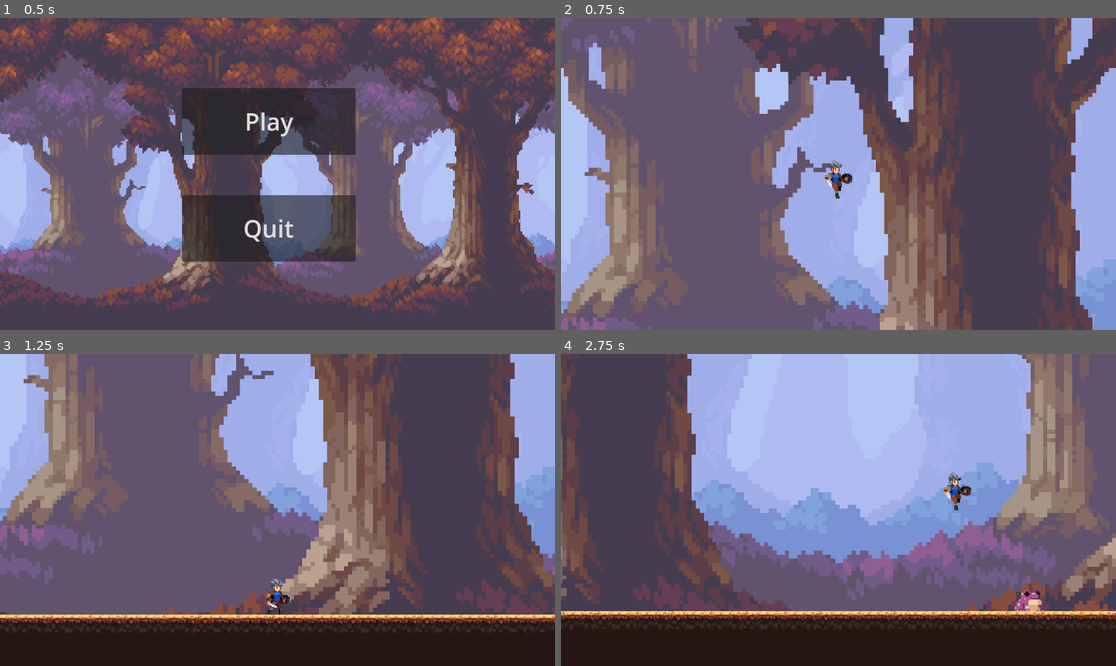
Above: before the commit, frames 1-4 (two rows, left to right).
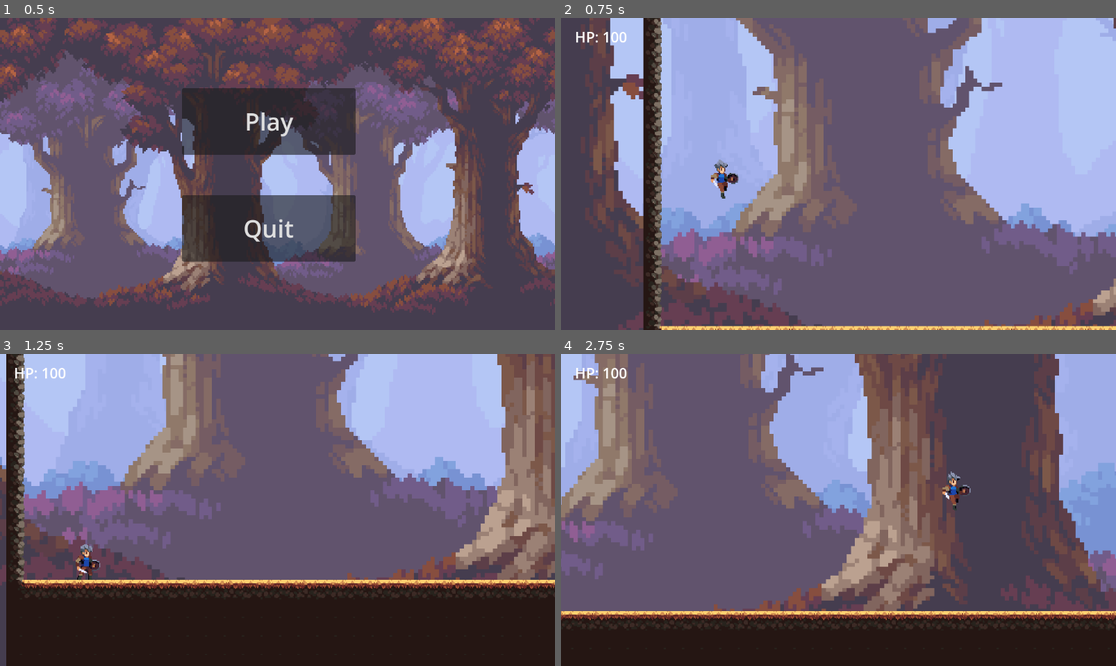
Above: after the commit, the same moments.

Repository: babichgh/2d-game
Game: Godot game, scene res://menu.tscn
The game is run twice, just before and just after one commit, with the same random seed, the same clock (stepped at 60 frames per second) and the same inputs.
Inputs:
- Up to frame 1 (0.5 s): no input
- Up to frame 2 (0.75 s): click "Play" at 0.5 s
- Up to frame 3 (1.25 s): no input
- Up to frame 4 (2.75 s): hold Right (ui_right) from 1.28 s (still down); tap Up (ui_up) at 1.35, 1.52, 1.82, 2.1, 2.27, 2.57 s

Frame 1 is identical in both runs. In frame 2, 94% of the frame differs, in the area x 0-100%, y 0-100%; in frame 3, 73%; in frame 4, 74%.

Commit message:
Add animations for frog & UI

Diff:
--- a/frog/frog.gd
+++ b/frog/frog.gd
@@ -2,9 +2,11 @@
 
 
 const SPEED = 100.0
+const JUMP_VELOCITY = -200.0
 
-
-var chase = false
+var is_chasing = false
+var is_preparing_hop = false
+var is_alive = true
 
 
 func _physics_process(delta: float) -> void:
@@ -13,20 +15,82 @@
 		velocity += get_gravity() * delta
 
 
-	var direction = ($"../../Player/Player".position - self.position).normalized()
-	if chase:
-		velocity.x = direction.x * SPEED
+	if is_chasing:
+		var direction = ($"../../Player/Player".position - position).normalized()
+		$AnimatedSprite2D.flip_h = direction.x < 0
+
+
+		if is_on_floor():
+			velocity.x = 0
+
+
+			if not is_preparing_hop:
+				is_preparing_hop = true
+				$AnimatedSprite2D.play("Hop")
+		else:
+			velocity.x = direction.x * SPEED
 	else:
 		velocity.x = 0
+		$AnimatedSprite2D.play("Idle")
+
 
 	move_and_slide()
 
 
+func _on_animated_sprite_2d_frame_changed() -> void:
+	if not is_chasing:
+		return
+
+	if not is_on_floor():
+		return
+
+	if not is_preparing_hop:
+		return
+
+	if $AnimatedSprite2D.animation == "Hop" and $AnimatedSprite2D.frame == 2:
+		var direction = ($"../../Player/Player".position - position).normalized()
+		velocity.y = JUMP_VELOCITY
+		velocity.x = direction.x * SPEED
+		is_preparing_hop = false
+
+
 func _on_vision_body_entered(body: Node2D) -> void:
 	if body.name == "Player":
-		chase = true
+		is_chasing = true
 
 
 func _on_vision_body_exited(body: Node2D) -> void:
 	if body.name == "Player":
-		chase = false
+		is_chasing = false
+		is_preparing_hop = false
+		velocity = Vector2.ZERO
+
+
+func _on_death_body_entered(body: Node2D) -> void:
+	if body.name == "Player":
+		body.velocity.y -= 325
+		death()
+
+
+func _on_attack_body_entered(body: Node2D) -> void:
+	if body.name == "Player":
+		if is_alive:
+			body.health -= 25
+
+
+		$AnimatedSprite2D.play("Attack")
+		await $AnimatedSprite2D.animation_finished
+
+
+		death()
+
+
+func death() -> void:
+	is_alive = false
+
+
+	$AnimatedSprite2D.play("Death")
+	await $AnimatedSprite2D.animation_finished
+
+
+	queue_free()
--- a/frog/frog.tscn
+++ b/frog/frog.tscn
@@ -5,6 +5,26 @@
 
 [sub_resource type="CircleShape2D" id="CircleShape2D_e7v6w"]
 
+[sub_resource type="AtlasTexture" id="AtlasTexture_tnqgb"]
+atlas = ExtResource("1_e7v6w")
+region = Rect2(0, 96, 48, 48)
+
+[sub_resource type="AtlasTexture" id="AtlasTexture_kbpff"]
+atlas = ExtResource("1_e7v6w")
+region = Rect2(48, 96, 48, 48)
+
+[sub_resource type="AtlasTexture" id="AtlasTexture_14obr"]
+atlas = ExtResource("1_e7v6w")
+region = Rect2(144, 96, 48, 48)
+
+[sub_resource type="AtlasTexture" id="AtlasTexture_8bv2o"]
+atlas = ExtResource("1_e7v6w")
+region = Rect2(192, 96, 48, 48)
+
+[sub_resource type="AtlasTexture" id="AtlasTexture_rdbs0"]
+atlas = ExtResource("1_e7v6w")
+region = Rect2(240, 96, 48, 48)
+
 [sub_resource type="AtlasTexture" id="AtlasTexture_e7v6w"]
 atlas = ExtResource("1_e7v6w")
 region = Rect2(96, 0, 48, 48)
@@ -109,6 +129,26 @@
 animations = [{
 "frames": [{
 "duration": 1.0,
+"texture": SubResource("AtlasTexture_tnqgb")
+}, {
+"duration": 1.0,
+"texture": SubResource("AtlasTexture_kbpff")
+}, {
+"duration": 1.0,
+"texture": SubResource("AtlasTexture_14obr")
+}, {
+"duration": 1.0,
+"texture": SubResource("AtlasTexture_8bv2o")
+}, {
+"duration": 1.0,
+"texture": SubResource("AtlasTexture_rdbs0")
+}],
+"loop": false,
+"name": &"Attack",
+"speed": 8.0
+}, {
+"frames": [{
+"duration": 1.0,
 "texture": SubResource("AtlasTexture_e7v6w")
 }, {
 "duration": 1.0,
@@ -140,7 +180,7 @@
 }],
 "loop": false,
 "name": &"Death",
-"speed": 8.0
+"speed": 15.0
 }, {
 "frames": [{
 "duration": 1.0,
@@ -166,7 +206,7 @@
 }],
 "loop": true,
 "name": &"Hop",
-"speed": 6.0
+"speed": 10.0
 }, {
 "frames": [{
 "duration": 1.0,
@@ -201,6 +241,12 @@
 [sub_resource type="RectangleShape2D" id="RectangleShape2D_88uyt"]
 size = Vector2(400, 200)
 
+[sub_resource type="RectangleShape2D" id="RectangleShape2D_j225e"]
+size = Vector2(6, 2)
+
+[sub_resource type="RectangleShape2D" id="RectangleShape2D_vx4uq"]
+size = Vector2(44.25, 2)
+
 [node name="Frog" type="CharacterBody2D" unique_id=998971139]
 script = ExtResource("1_88uyt")
 
@@ -210,13 +256,29 @@
 [node name="AnimatedSprite2D" type="AnimatedSprite2D" parent="." unique_id=1063711070]
 scale = Vector2(1.1666667, 1.1414415)
 sprite_frames = SubResource("SpriteFrames_aacfa")
-animation = &"Idle"
+animation = &"Attack"
 autoplay = "Idle"
 
 [node name="Vision" type="Area2D" parent="." unique_id=2094225845]
 
 [node name="CollisionShape2D" type="CollisionShape2D" parent="Vision" unique_id=459587030]
+visible = false
 shape = SubResource("RectangleShape2D_88uyt")
 
+[node name="Death" type="Area2D" parent="." unique_id=1448487530]
+
+[node name="CollisionShape2D" type="CollisionShape2D" parent="Death" unique_id=2022301834]
+position = Vector2(0, -10)
+shape = SubResource("RectangleShape2D_j225e")
+
+[node name="Attack" type="Area2D" parent="." unique_id=1465085747]
+
+[node name="CollisionShape2D" type="CollisionShape2D" parent="Attack" unique_id=1091936516]
+position = Vector2(-0.125, 0)
+shape = SubResource("RectangleShape2D_vx4uq")
+
+[connection signal="frame_changed" from="AnimatedSprite2D" to="." method="_on_animated_sprite_2d_frame_changed"]
 [connection signal="body_entered" from="Vision" to="." method="_on_vision_body_entered"]
 [connection signal="body_exited" from="Vision" to="." method="_on_vision_body_exited"]
+[connection signal="body_entered" from="Death" to="." method="_on_death_body_entered"]
+[connection signal="body_entered" from="Attack" to="." method="_on_attack_body_entered"]
--- a/level.tscn
+++ b/level.tscn
@@ -430,6 +430,20 @@
 physics_layer_0/collision_layer = 1
 sources/0 = SubResource("TileSetAtlasSource_2orkt")
 
+[sub_resource type="GDScript" id="GDScript_1ainy"]
+script/source = "extends Label
+
+
+# Called when the node enters the scene tree for the first time.
+func _ready() -> void:
+	pass # Replace with function body.
+
+
+# Called every frame. 'delta' is the elapsed time since the previous frame.
+func _process(_delta: float) -> void:
+	text = \"HP: \" + str($\"../../Player/Player\".health)
+"
+
 [node name="Level" type="Node2D" unique_id=1571873774]
 
 [node name="Background" type="ParallaxBackground" parent="." unique_id=511766761]
@@ -468,9 +482,29 @@
 [node name="Player" type="Node2D" parent="." unique_id=1867119363]
 
 [node name="Player" parent="Player" unique_id=550650072 instance=ExtResource("1_u52ul")]
-position = Vector2(389, 355)
+position = Vector2(70, 425)
 
 [node name="Mobs" type="Node2D" parent="." unique_id=901034737]
 
-[node name="Frog" parent="Mobs" unique_id=998971139 instance=ExtResource("6_1ainy")]
-position = Vector2(919, 550)
+[node name="Frog1" parent="Mobs" unique_id=998971139 instance=ExtResource("6_1ainy")]
+position = Vector2(687, 549)
+
+[node name="Frog2" parent="Mobs" unique_id=2009771505 instance=ExtResource("6_1ainy")]
+position = Vector2(829, 549)
+
+[node name="Frog3" parent="Mobs" unique_id=1691653667 instance=ExtResource("6_1ainy")]
+position = Vector2(968, 549)
+
+[node name="Frog4" parent="Mobs" unique_id=763281743 instance=ExtResource("6_1ainy")]
+position = Vector2(1098, 549)
+
+[node name="CanvasLayer" type="CanvasLayer" parent="." unique_id=108644042]
+
+[node name="Label" type="Label" parent="CanvasLayer" unique_id=303025242]
+offset_left = 29.0
+offset_top = 18.0
+offset_right = 164.65218
+offset_bottom = 60.0
+theme_override_font_sizes/font_size = 30
+text = "HP"
+script = SubResource("GDScript_1ainy")
--- a/menu.tscn
+++ b/menu.tscn
@@ -1,12 +1,12 @@
-[gd_scene load_steps=3 format=3 uid="uid://3nlsiws0lc3g"]
+[gd_scene format=3 uid="uid://3nlsiws0lc3g"]
 
 [ext_resource type="Script" uid="uid://dokhn8fwjfl22" path="res://menu.gd" id="1_lti8b"]
 [ext_resource type="PackedScene" uid="uid://didlsk5mxucdx" path="res://background/background.tscn" id="2_ouk20"]
 
-[node name="Menu" type="Node2D"]
+[node name="Menu" type="Node2D" unique_id=1864315129]
 script = ExtResource("1_lti8b")
 
-[node name="Play" type="Button" parent="."]
+[node name="Play" type="Button" parent="." unique_id=322445823]
 offset_left = 378.0
 offset_top = 146.0
 offset_right = 738.0
@@ -14,7 +14,7 @@
 theme_override_font_sizes/font_size = 50
 text = "Play"
 
-[node name="Quit" type="Button" parent="."]
+[node name="Quit" type="Button" parent="." unique_id=1362480845]
 offset_left = 378.0
 offset_top = 368.0
 offset_right = 738.0
@@ -22,7 +22,7 @@
 theme_override_font_sizes/font_size = 50
 text = "Quit"
 
-[node name="Background" parent="." instance=ExtResource("2_ouk20")]
+[node name="Background" parent="." unique_id=1430760638 instance=ExtResource("2_ouk20")]
 
 [connection signal="pressed" from="Play" to="." method="_on_play_pressed"]
 [connection signal="pressed" from="Quit" to="." method="_on_quit_pressed"]
--- a/player/player.gd
+++ b/player/player.gd
@@ -3,6 +3,9 @@
 
 const SPEED = 300.0
 const JUMP_VELOCITY = -400.0
+
+
+var health = 100
 
 
 func _physics_process(delta: float) -> void:
@@ -37,4 +40,9 @@
 		$AnimatedSprite2D.play("Fall")
 
 
+	if health <= 0:
+		queue_free()
+		get_tree().change_scene_to_file("res://menu.tscn")
+
+
 	move_and_slide()
--- a/player/player.tscn
+++ b/player/player.tscn
@@ -5,6 +5,54 @@
 
 [sub_resource type="CapsuleShape2D" id="CapsuleShape2D_kqu6x"]
 
+[sub_resource type="AtlasTexture" id="AtlasTexture_uw77l"]
+atlas = ExtResource("1_oul6g")
+region = Rect2(0, 280, 56, 56)
+
+[sub_resource type="AtlasTexture" id="AtlasTexture_rptt4"]
+atlas = ExtResource("1_oul6g")
+region = Rect2(56, 280, 56, 56)
+
+[sub_resource type="AtlasTexture" id="AtlasTexture_r7pn3"]
+atlas = ExtResource("1_oul6g")
+region = Rect2(112, 280, 56, 56)
+
+[sub_resource type="AtlasTexture" id="AtlasTexture_b8hi5"]
+atlas = ExtResource("1_oul6g")
+region = Rect2(168, 280, 56, 56)
+
+[sub_resource type="AtlasTexture" id="AtlasTexture_2uvqg"]
+atlas = ExtResource("1_oul6g")
+region = Rect2(224, 280, 56, 56)
+
+[sub_resource type="AtlasTexture" id="AtlasTexture_1s1yo"]
+atlas = ExtResource("1_oul6g")
+region = Rect2(280, 280, 56, 56)
+
+[sub_resource type="AtlasTexture" id="AtlasTexture_5ejfk"]
+atlas = ExtResource("1_oul6g")
+region = Rect2(336, 280, 56, 56)
+
+[sub_resource type="AtlasTexture" id="AtlasTexture_jd2rm"]
+atlas = ExtResource("1_oul6g")
+region = Rect2(392, 280, 56, 56)
+
+[sub_resource type="AtlasTexture" id="AtlasTexture_q28gw"]
+atlas = ExtResource("1_oul6g")
+region = Rect2(0, 336, 56, 56)
+
+[sub_resource type="AtlasTexture" id="AtlasTexture_ge24q"]
+atlas = ExtResource("1_oul6g")
+region = Rect2(56, 336, 56, 56)
+
+[sub_resource type="AtlasTexture" id="AtlasTexture_pnw6m"]
+atlas = ExtResource("1_oul6g")
+region = Rect2(112, 336, 56, 56)
+
+[sub_resource type="AtlasTexture" id="AtlasTexture_1so5t"]
+atlas = ExtResource("1_oul6g")
+region = Rect2(168, 336, 56, 56)
+
 [sub_resource type="AtlasTexture" id="AtlasTexture_s7qer"]
 atlas = ExtResource("1_oul6g")
 region = Rect2(56, 224, 56, 56)
@@ -111,6 +159,47 @@
 
 [sub_resource type="SpriteFrames" id="SpriteFrames_oul6g"]
 animations = [{
+"frames": [{
+"duration": 1.0,
+"texture": SubResource("AtlasTexture_uw77l")
+}, {
+"duration": 1.0,
+"texture": SubResource("AtlasTexture_rptt4")
+}, {
+"duration": 1.0,
+"texture": SubResource("AtlasTexture_r7pn3")
+}, {
+"duration": 1.0,
+"texture": SubResource("AtlasTexture_b8hi5")
+}, {
+"duration": 1.0,
+"texture": SubResource("AtlasTexture_2uvqg")
+}, {
+"duration": 1.0,
+"texture": SubResource("AtlasTexture_1s1yo")
+}, {
+"duration": 1.0,
+"texture": SubResource("AtlasTexture_5ejfk")
+}, {
+"duration": 1.0,
+"texture": SubResource("AtlasTexture_jd2rm")
+}, {
+"duration": 1.0,
+"texture": SubResource("AtlasTexture_q28gw")
+}, {
+"duration": 1.0,
+"texture": SubResource("AtlasTexture_ge24q")
+}, {
+"duration": 1.0,
+"texture": SubResource("AtlasTexture_pnw6m")
+}, {
+"duration": 1.0,
+"texture": SubResource("AtlasTexture_1so5t")
+}],
+"loop": false,
+"name": &"Death",
+"speed": 10.0
+}, {
 "frames": [{
 "duration": 1.0,
 "texture": SubResource("AtlasTexture_s7qer")
@@ -220,9 +309,9 @@
 position = Vector2(0, -12)
 scale = Vector2(0.96428573, 0.96428573)
 sprite_frames = SubResource("SpriteFrames_oul6g")
-animation = &"Jump"
+animation = &"Death"
 autoplay = "Idle"
-frame = 7
+frame = 11
 frame_progress = 1.0
 
 [node name="Camera2D" type="Camera2D" parent="." unique_id=1460332760]
--- a/project.godot
+++ b/project.godot
@@ -19,6 +19,34 @@
 config/features=PackedStringArray("4.6", "Mobile")
 config/icon="res://icon.svg"
 
+[input]
+
+ui_left={
+"deadzone": 0.5,
+"events": [Object(InputEventKey,"resource_local_to_scene":false,"resource_name":"","device":-1,"window_id":0,"alt_pressed":false,"shift_pressed":false,"ctrl_pressed":false,"meta_pressed":false,"pressed":false,"keycode":65,"physical_keycode":0,"key_label":0,"unicode":97,"location":0,"echo":false,"script":null)
+, Object(InputEventKey,"resource_local_to_scene":false,"resource_name":"","device":0,"window_id":0,"alt_pressed":false,"shift_pressed":false,"ctrl_pressed":false,"meta_pressed":false,"pressed":false,"keycode":0,"physical_keycode":4194319,"key_label":0,"unicode":0,"location":0,"echo":false,"script":null)
+, Object(InputEventJoypadButton,"resource_local_to_scene":false,"resource_name":"","device":-1,"button_index":13,"pressure":0.0,"pressed":false,"script":null)
+, Object(InputEventJoypadMotion,"resource_local_to_scene":false,"resource_name":"","device":-1,"axis":0,"axis_value":-1.0,"script":null)
+]
+}
+ui_right={
+"deadzone": 0.5,
+"events": [Object(InputEventKey,"resource_local_to_scene":false,"resource_name":"","device":-1,"window_id":0,"alt_pressed":false,"shift_pressed":false,"ctrl_pressed":false,"meta_pressed":false,"pressed":false,"keycode":68,"physical_keycode":0,"key_label":0,"unicode":100,"location":0,"echo":false,"script":null)
+, Object(InputEventKey,"resource_local_to_scene":false,"resource_name":"","device":0,"window_id":0,"alt_pressed":false,"shift_pressed":false,"ctrl_pressed":false,"meta_pressed":false,"pressed":false,"keycode":0,"physical_keycode":4194321,"key_label":0,"unicode":0,"location":0,"echo":false,"script":null)
+, Object(InputEventJoypadButton,"resource_local_to_scene":false,"resource_name":"","device":-1,"button_index":14,"pressure":0.0,"pressed":false,"script":null)
+, Object(InputEventJoypadMotion,"resource_local_to_scene":false,"resource_name":"","device":-1,"axis":0,"axis_value":1.0,"script":null)
+]
+}
+ui_up={
+"deadzone": 0.5,
+"events": [Object(InputEventKey,"resource_local_to_scene":false,"resource_name":"","device":-1,"window_id":0,"alt_pressed":false,"shift_pressed":false,"ctrl_pressed":false,"meta_pressed":false,"pressed":false,"keycode":0,"physical_keycode":87,"key_label":0,"unicode":119,"location":0,"echo":false,"script":null)
+, Object(InputEventKey,"resource_local_to_scene":false,"resource_name":"","device":-1,"window_id":0,"alt_pressed":false,"shift_pressed":false,"ctrl_pressed":false,"meta_pressed":false,"pressed":false,"keycode":0,"physical_keycode":32,"key_label":0,"unicode":32,"location":0,"echo":false,"script":null)
+, Object(InputEventKey,"resource_local_to_scene":false,"resource_name":"","device":0,"window_id":0,"alt_pressed":false,"shift_pressed":false,"ctrl_pressed":false,"meta_pressed":false,"pressed":false,"keycode":4194320,"physical_keycode":0,"key_label":0,"unicode":0,"location":0,"echo":false,"script":null)
+, Object(InputEventJoypadButton,"resource_local_to_scene":false,"resource_name":"","device":-1,"button_index":11,"pressure":0.0,"pressed":false,"script":null)
+, Object(InputEventJoypadMotion,"resource_local_to_scene":false,"resource_name":"","device":-1,"axis":1,"axis_value":-1.0,"script":null)
+]
+}
+
 [rendering]
 
 textures/canvas_textures/default_texture_filter=0
